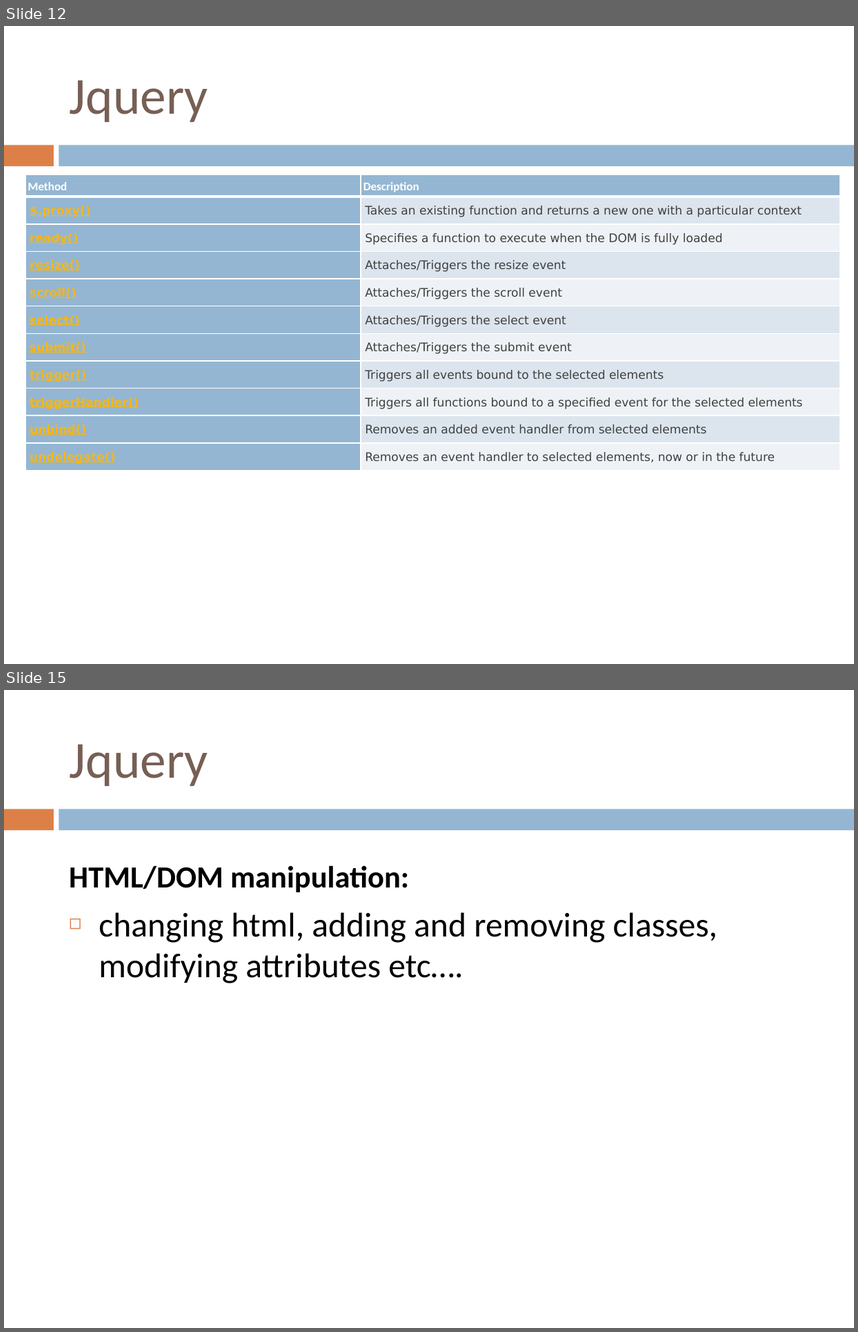
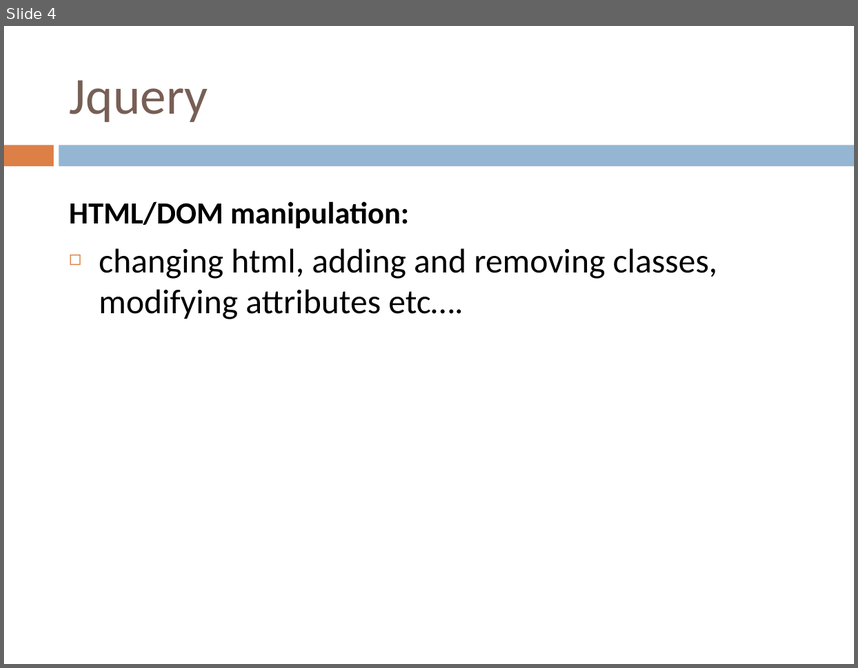
Before and after one commit to yedukondalurd/PPT, a slide deck: Advanced Javascript Day-2.pptx. Shown one above the other, each under a label of ours: slides 12 and 15 before the commit, slide 4 after it; the slides between them are not shown. The pictures are 858x1332 and 858x668 pixels, drawn with LibreOffice and Linux fonts; fonts in the diff are those of the drawing. Boxes give left, top, right and bottom in pixels: in the first picture for what was removed or moved away, otherwise in the second. Text is boxed around its words. In the diff, an @@ line names an element or a change of style, - is before the commit and + after.

```diff
--- a/Advanced Javascript Day-2.pptx
+++ b/Advanced Javascript Day-2.pptx
@@ slide 12 removed at box(4, 26, 854, 664), background #FFFFFF; not listed: 2 template elements that a slide beside it also shows @@
@@ title removed at box(70, 80, 208, 122) @@
-Jquery
@@ table removed at box(25, 175, 840, 474), 11 rows, 2 columns @@
-Method | Description
-$.proxy() | Takes an existing function and returns a new one with a particular context
-ready() | Specifies a function to execute when the DOM is fully loaded
-resize() | Attaches/Triggers the resize event
-scroll() | Attaches/Triggers the scroll event
-select() | Attaches/Triggers the select event
-submit() | Attaches/Triggers the submit event
-trigger() | Triggers all events bound to the selected elements
-triggerHandler() | Triggers all functions bound to a specified event for the selected elements
-unbind() | Removes an added event handler from selected elements
-undelegate() | Removes an event handler to selected elements, now or in the future
@@ what was slide 15 is now slide 4 @@
```
Also in this commit, not shown: 1 slide changed, 3 slides added, 10 other slides removed, 15 other files.
